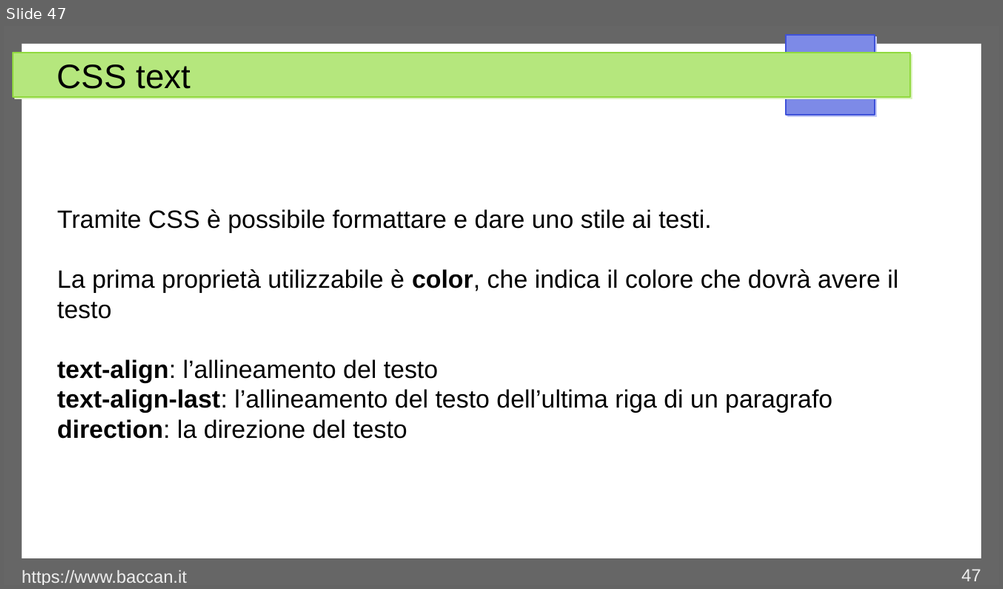
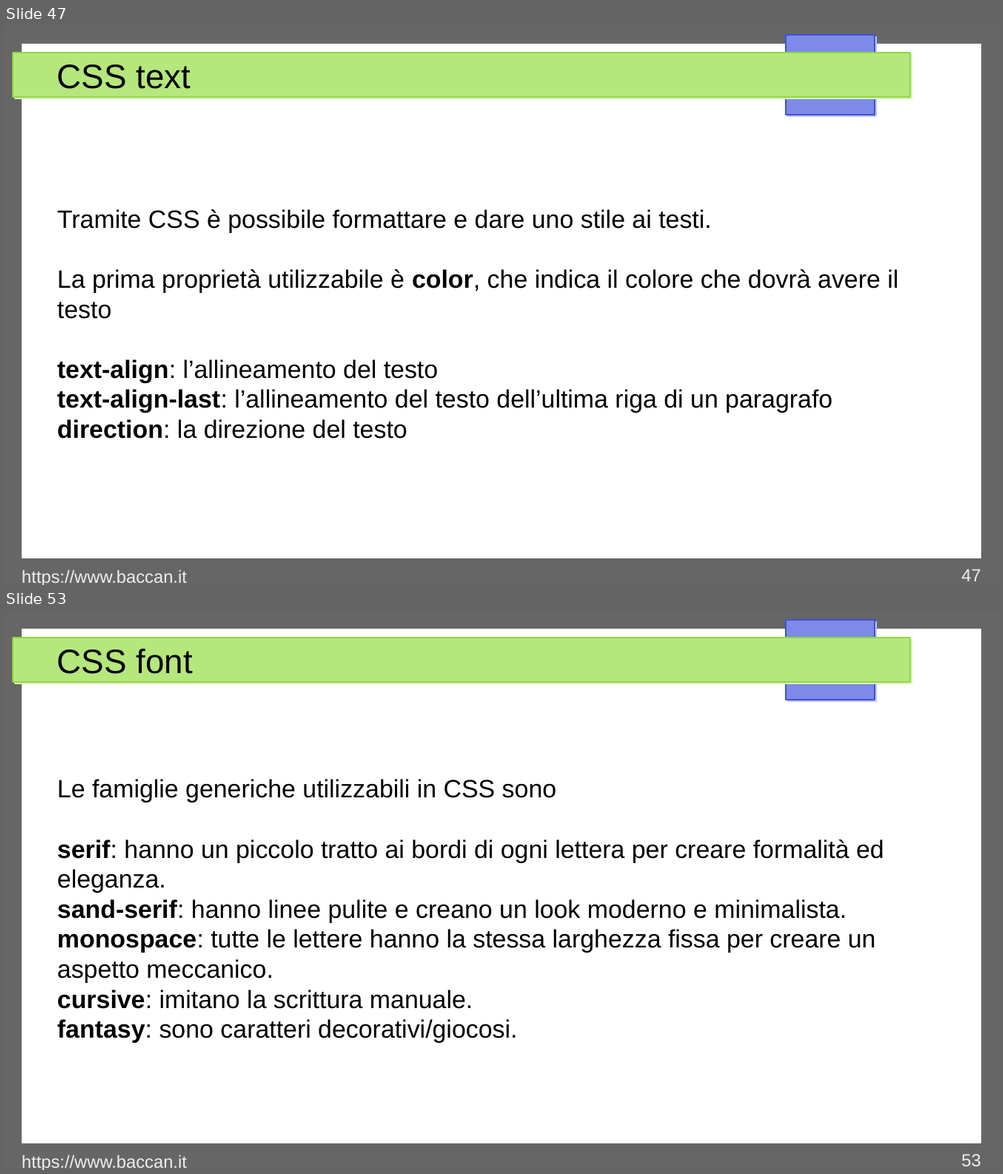
Before and after one commit to matteobaccan/CorsoCSS, a slide deck: Chapter_css.odp. Shown one above the other, each under a label of ours: slide 47 before the commit, slides 47 and 53 after it; the slides between them are not shown. The pictures are 1003x589 and 1003x1174 pixels, drawn with LibreOffice and Linux fonts; fonts in the diff are those of the drawing. Boxes give left, top, right and bottom in pixels: in the first picture for what was removed or moved away, otherwise in the second. Text is boxed around its words. In the diff, an @@ line names an element or a change of style, - is before the commit and + after.

Commit message:
Aggiornamento font

```diff
--- a/Chapter_css.odp
+++ b/Chapter_css.odp
@@ slide 53 added at <box>4,611,999,1170</box>, background #FFFFFF; not listed: 4 template elements that a slide beside it also shows @@
@@ title added at <box>57,649,193,674</box>, 27 pt, text #000000 @@
+CSS font
@@ text added at <box>57,779,884,1043</box>, 20 pt, text #000000 @@
+Le famiglie generiche utilizzabili in CSS sono
+serif: hanno un piccolo tratto ai bordi di ogni lettera per creare formalità ed eleganza.
+sand-serif: hanno linee pulite e creano un look moderno e minimalista.
+monospace: tutte le lettere hanno la stessa larghezza fissa per creare un aspetto meccanico.
+cursive: imitano la scrittura manuale.
+fantasy: sono caratteri decorativi/giocosi.
@@ text added at <box>22,1156,187,1170</box>, 14 pt, text #EEEEEE @@
+https://www.baccan.it
@@ page number added at <box>961,1154,980,1167</box>, 14 pt, text #EEEEEE @@
+53
```
Also in this commit, not shown: 1 slide changed, 9 other slides added, 6 other files.
